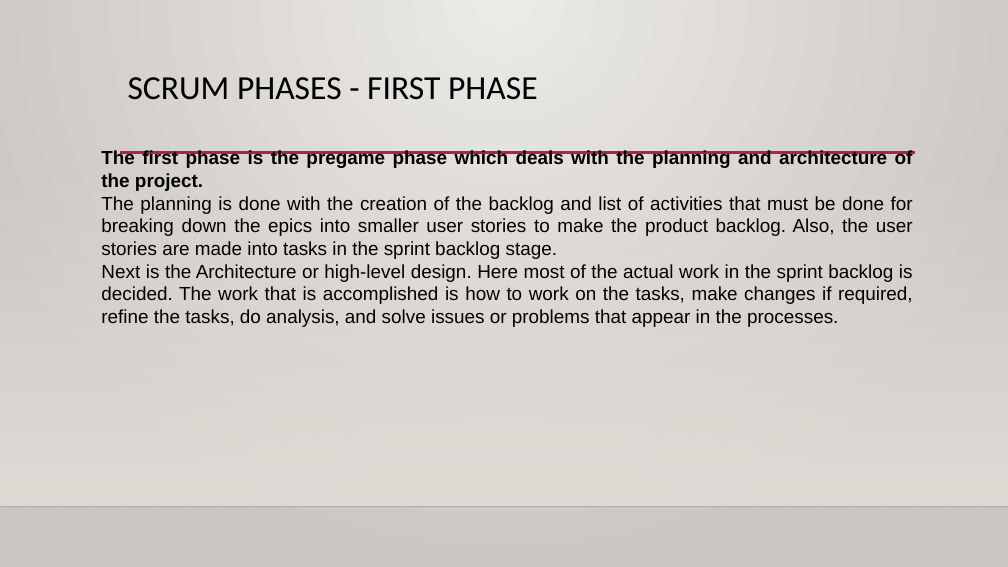
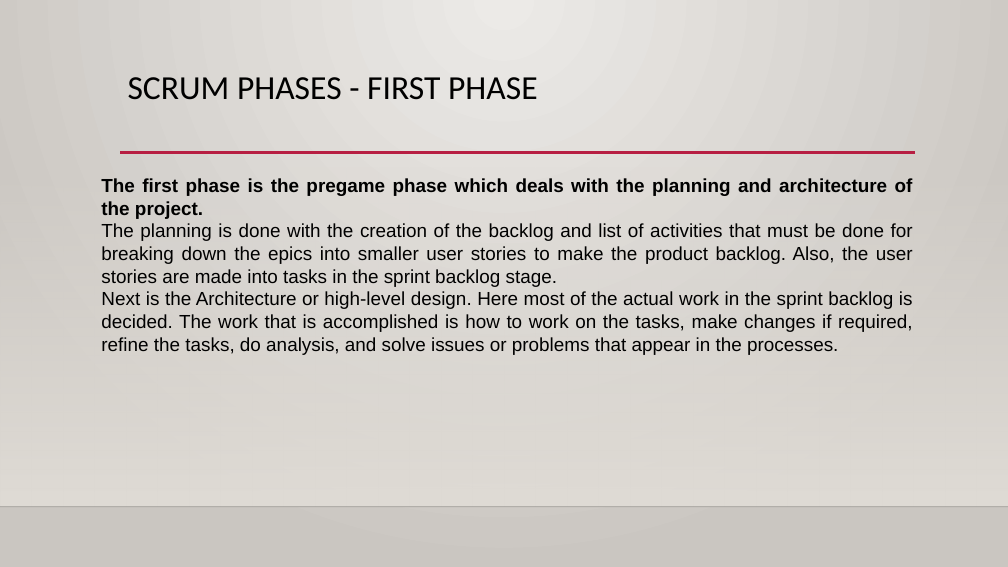
Before and after one commit to angreatharva/SPIT-FYMCA, a slide deck: slide 14 of SE PRAC/PPT/Unit2_1.pptx. Drawn at 1008x567 pixels with LibreOffice and Linux fonts; fonts in the diff are those of the drawing; background and template pictures are left out. Boxes give left, top, right and bottom in pixels: in the first picture for what was removed or moved away, otherwise in the second. Text is boxed around its words. In the diff, an @@ line names an element or a change of style, - is before the commit and + after.

```diff
--- a/SE PRAC/PPT/Unit2_1.pptx
+++ b/SE PRAC/PPT/Unit2_1.pptx
@@ text "The first phase is the ...": place and size @@
-text "The first phase is the ..." at box(101, 150, 913, 327)
+text "The first phase is the ..." at box(101, 178, 913, 355)
```
Also in this commit, not shown: 1 other file.
